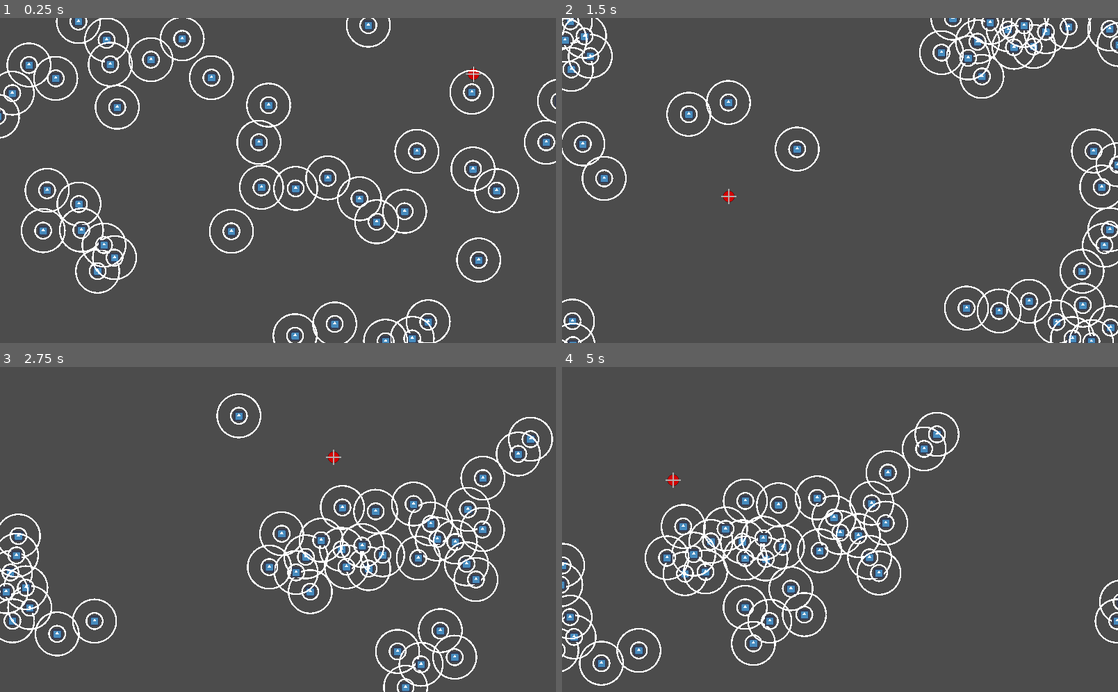
Above: before the commit, frames 1-4 (two rows, left to right).
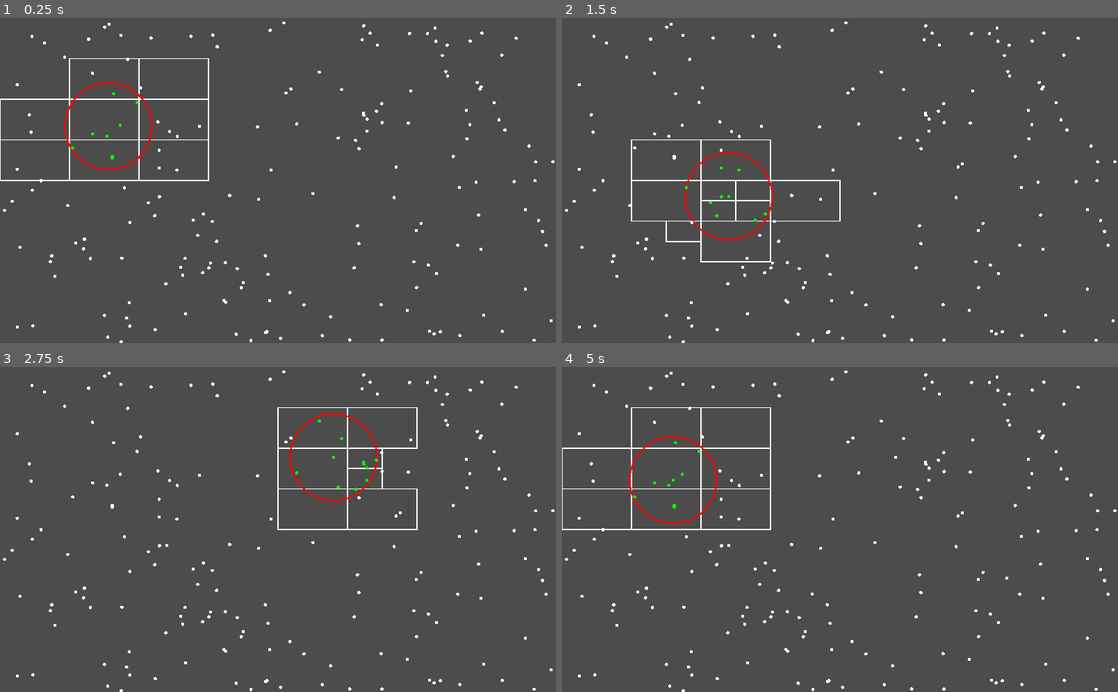
Above: after the commit, the same moments.

Repository: AndreaTerenz/BOIDS
Game: Godot game, scene res://scenes/QuadTreeTest.tscn
Two runs of this game, one before a commit and one after it. Both use one fixed random seed, a clock stepped at 60 frames per second and the inputs below. Before the commit the project starts from res://scenes/Main.tscn. The engine's default icon, where the game draws it, is replaced by a stand-in: a white triangle on a blue panel in a dark square.
Inputs (mouse positions are in pixels of both pictures, inside the frame that each line leads up to):
- Up to frame 1 (0.25 s): no input
- Up to frame 2 (1.5 s): move the mouse to (962, 164) at 0.52 s; click (962, 164) at 0.67 s; move the mouse to (728, 196) at 1.27 s; click (728, 196) at 1.42 s
- Up to frame 3 (2.75 s): move the mouse to (333, 458) at 2.02 s; click (333, 458) at 2.17 s
- Up to frame 4 (5 s): move the mouse to (812, 594) at 2.77 s; click (812, 594) at 2.92 s; move the mouse to (1006, 578) at 3.52 s; click (1006, 578) at 3.67 s; move the mouse to (673, 480) at 4.27 s; click (673, 480) at 4.42 s

The runs differ from the first frame. In frame 1, 8.5% of the frame differs, in the area x 0-100%, y 0-100%; in frame 2, 7.5%; in frame 3, 8.4%; in frame 4, 8.2%.

Commit message:
Made a test implementation of a QuadTree (God bless ya, Shiffman...)

Diff:
--- a/project.godot
+++ b/project.godot
@@ -14,25 +14,39 @@
 "language": "GDScript",
 "path": "res://scripts/BoidController.gd"
 }, {
+"base": "Object",
+"class": "Circle2",
+"language": "GDScript",
+"path": "res://scripts/Circle2.gd"
+}, {
 "base": "Node2D",
 "class": "Flock",
 "language": "GDScript",
 "path": "res://scripts/FlockController.gd"
+}, {
+"base": "Object",
+"class": "QuadTree",
+"language": "GDScript",
+"path": "res://scripts/QuadTree.gd"
+}, {
+"base": "Object",
+"class": "QuadTreeElement",
+"language": "GDScript",
+"path": "res://scripts/QuadTreeElement.gd"
 } ]
 _global_script_class_icons={
 "Boid": "",
-"Flock": ""
+"Circle2": "",
+"Flock": "",
+"QuadTree": "",
+"QuadTreeElement": ""
 }
 
 [application]
 
 config/name="BOIDS"
-run/main_scene="res://scenes/Main.tscn"
+run/main_scene="res://scenes/QuadTreeTest.tscn"
 config/icon="res://icon.png"
-
-[debug]
-
-settings/stdout/print_fps=true
 
 [display]
 
@@ -108,6 +122,11 @@
 "events": [ Object(InputEventKey,"resource_local_to_scene":false,"resource_name":"","device":0,"alt":false,"shift":false,"control":false,"meta":false,"command":false,"pressed":false,"scancode":32,"unicode":0,"echo":false,"script":null)
  ]
 }
+add_point={
+"deadzone": 0.5,
+"events": [ Object(InputEventKey,"resource_local_to_scene":false,"resource_name":"","device":0,"alt":false,"shift":false,"control":false,"meta":false,"command":false,"pressed":false,"scancode":32,"unicode":0,"echo":false,"script":null)
+ ]
+}
 
 [rendering]
 
--- /dev/null
+++ b/scenes/QuadTreeTest.tscn
@@ -0,0 +1,6 @@
+[gd_scene load_steps=2 format=2]
+
+[ext_resource path="res://scripts/QuadTreeTest.gd" type="Script" id=1]
+
+[node name="Tester" type="Node2D"]
+script = ExtResource( 1 )
--- /dev/null
+++ b/scripts/Circle2.gd
@@ -0,0 +1,39 @@
+class_name Circle2
+
+extends Object
+
+var center : Vector2
+var radius : float
+var radiusSq : float
+
+func _init(c : Vector2, r : float) -> void:
+	self.center = c
+	self.radius = abs(r)
+	self.radiusSq = r*r
+
+func has_point(pos : Vector2) -> bool:
+	var dist = self.center.distance_squared_to(pos)
+	return dist <= radiusSq
+
+func intersects(other : Circle2) -> bool:
+	return has_point(other.center)
+
+func intersectsRect(rect : Rect2) -> bool:
+	var tempX : float = self.center.x
+	var tempY : float = self.center.y
+
+	if self.center.x < rect.position.x:
+		tempX = rect.position.x
+	elif center.x > rect.position.x + rect.size.x:
+		tempX = rect.position.x + rect.size.x
+
+	if self.center.y < rect.position.y:
+		tempY = rect.position.y
+	elif self.center.y > rect.position.y + rect.size.y:
+		tempY = rect.position.y + rect.size.y
+
+	var deltaX : float = self.center.x - tempX
+	var deltaY : float = self.center.y - tempY
+	var dist : float = deltaX*deltaX + deltaY*deltaY
+
+	return dist <= self.radius*self.radius
--- /dev/null
+++ b/scripts/QuadTree.gd
@@ -0,0 +1,114 @@
+class_name QuadTree
+
+extends Object
+
+var bounds : Rect2 = Rect2(0, 0, 0, 0)
+var elements : Array = []
+var children : Array = []
+var capacity : int = -1
+var id : String = ""
+var isDivided : bool = false
+
+func _init(bnds : Rect2, cap : int = 5, i : String = "0") -> void:
+	print("created QT - bounds: " + str(bnds) + " | capacity: " + str(cap) + " | id: " + i)
+	self.bounds = bnds
+	self.id = i
+	self.capacity = cap
+
+func divide() -> void:
+	if not(self.isDivided):
+		var startX = self.bounds.position.x
+		var startY = self.bounds.position.y
+		var halfWidth = self.bounds.size.x / 2
+		var halfHeight = self.bounds.size.y / 2
+
+		print(" ")
+		self.children.append(get_script().new(Rect2(startX, startY, halfWidth, halfHeight), self.capacity, self.id+".0"))
+		self.children.append(get_script().new(Rect2(startX+halfWidth, startY, halfWidth, halfHeight), self.capacity, self.id+".1"))
+		self.children.append(get_script().new(Rect2(startX, startY+halfHeight, halfWidth, halfHeight), self.capacity, self.id+".2"))
+		self.children.append(get_script().new(Rect2(startX+halfWidth, startY+halfHeight, halfWidth, halfHeight), self.capacity, self.id+".3"))
+
+		self.isDivided = true
+
+func printElements() -> void:
+	for e in self.elements:
+		print(str(e.position) + " | " + self.id)
+	if (self.isDivided):
+		for c in children:
+			c.printElements()
+
+func getBoundsList() -> Array:
+	if not(self.isDivided):
+		return [self.bounds]
+	else:
+		var output = []
+		for child in self.children:
+			for childBound in child.getBoundsList():
+				output.append(childBound)
+		return output
+
+func getPointsList() -> Array:
+	var output = []
+
+	for elem in self.elements:
+		output.append(elem.position)
+
+	for child in children:
+		for childPoint in child.getPointsList():
+			output.append(childPoint)
+
+	return output
+
+func partitionElements() -> void:
+	var count = self.elements.size()
+	for e in self.elements:
+		var copy = e.duplicate()
+		for child in children:
+			if child.insert(copy):
+				break
+	self.elements.clear()
+
+func elementsInRect(area : Rect2) -> Array:
+	var output = []
+	if self.bounds.intersects(area):
+		if not(self.isDivided):
+			for elem in self.elements:
+				if area.has_point(elem.position):
+					output.append(elem)
+		else:
+			for child in children:
+				for e in child.elementsInRect(area):
+					output.append(e)
+
+	return output
+
+func elementsInCircle(circle : Circle2) -> Array:
+	var output = []
+	if circle.intersectsRect(self.bounds):
+		if not(self.isDivided):
+			for elem in self.elements:
+				if circle.has_point(elem.position):
+					output.append(elem)
+		else:
+			for child in children:
+				for e in child.elementsInCircle(circle):
+					output.append(e)
+
+	return output
+
+func insert(qte : QuadTreeElement) -> bool:
+	if (self.bounds.has_point(qte.position)):
+		if (self.elements.size() < self.capacity and not(self.isDivided)):
+			self.elements.append(qte)
+			return true
+		else:
+			var wasDivided = self.isDivided
+			divide()
+			if wasDivided != self.isDivided:
+				partitionElements()
+			for child in children:
+				if child.insert(qte):
+					return true
+			return false #IF THIS HAPPENS WE ARE IN TROUBLE
+	else:
+		return false
--- /dev/null
+++ b/scripts/QuadTreeElement.gd
@@ -0,0 +1,13 @@
+class_name QuadTreeElement
+
+extends Object
+
+var position : Vector2 = Vector2.ZERO
+var reference : Object = null
+
+func _init(p : Vector2, r : Object = null) -> void:
+	self.position = p
+	self.reference = r
+
+func duplicate() -> QuadTreeElement:
+	return get_script().new(self.position, self.reference)
--- /dev/null
+++ b/scripts/QuadTreeTest.gd
@@ -0,0 +1,57 @@
+extends Node2D
+
+var qt : QuadTree
+var testBound : Rect2 = Rect2(200, 200, 100, 50)
+var testCircle : Circle2 = Circle2.new(Vector2(200, 200), 80)
+var allPoints : Array = []
+onready var scrn = get_viewport_rect()
+onready var scrn_size = get_viewport_rect().size
+
+func _ready() -> void:
+	randomize()
+	qt = QuadTree.new(scrn)
+
+	for i in range(0, 180):
+		insertRandomPoint()
+
+func _input(event: InputEvent) -> void:
+	if Input.is_action_just_pressed("add_point"):
+		insertRandomPoint()
+
+	if event is InputEventMouseMotion:
+		var tbSize = testBound.size
+		#testBound.position = get_global_mouse_position() - (tbSize/2)
+		testCircle.center = get_global_mouse_position()
+		update()
+
+	if Input.is_mouse_button_pressed(1):
+		insertPointAt(get_global_mouse_position())
+
+func _draw() -> void:
+	var bounds = qt.getBoundsList()
+	for b in bounds:
+#		if b.intersects(testBound):
+		if testCircle.intersectsRect(b):
+			draw_rect(b, Color.white, false, 2.0)
+
+	#draw_rect(testBound, Color.red, false, 3.0)
+	draw_arc(testCircle.center, testCircle.radius, 0, 2*PI, 80, Color.red, 3.0)
+
+	for p in self.allPoints:
+		draw_circle(p, 3, Color.white)
+
+	#var points = qt.elementsInRect(testBound)
+	for p in qt.elementsInCircle(testCircle):
+		draw_circle(p.position, 3, Color.green)
+
+func insertRandomPoint() -> void:
+	var randX : float = rand_range(0.0, scrn_size.x)
+	var randY : float = rand_range(0.0, scrn_size.y)
+	var pos = Vector2(randX, randY)
+	insertPointAt(pos)
+
+func insertPointAt(pos : Vector2) -> void:
+	var elem : QuadTreeElement = QuadTreeElement.new(pos)
+	if qt.insert(elem):
+		self.allPoints.append(pos)
+		update()
